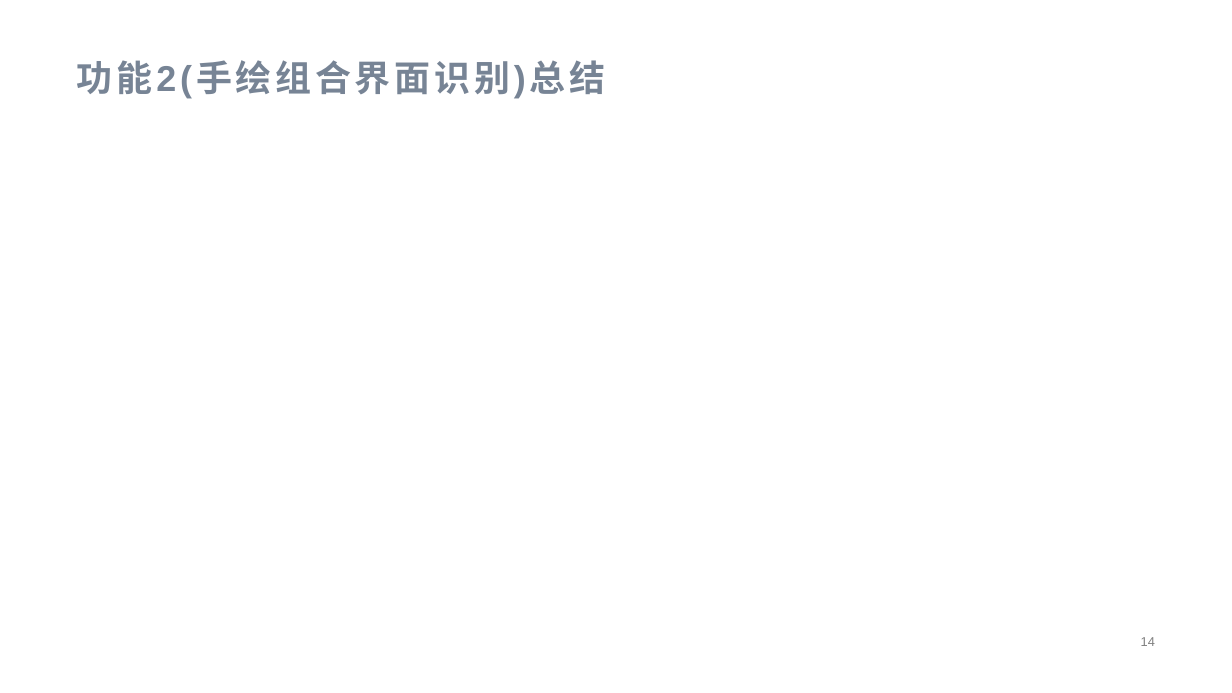
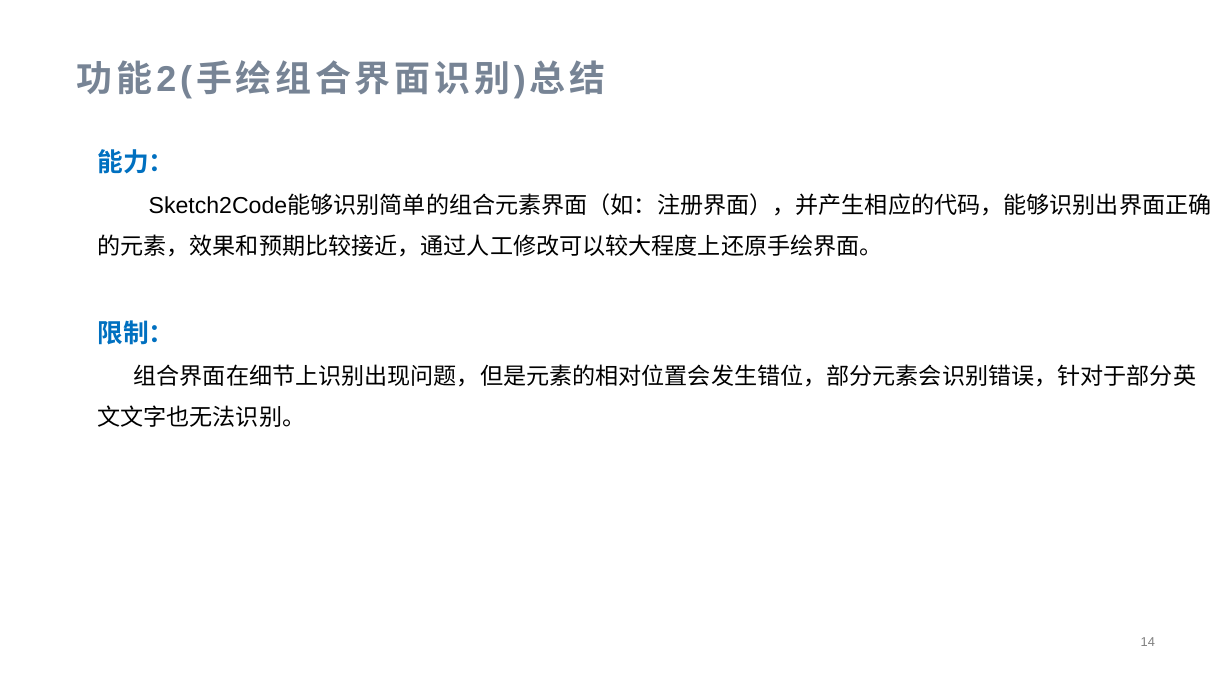
Before and after one commit to MSE-925/Sketch2codeTest, a slide deck: slide 14 of 现代软件工程最终(1).pptx. Drawn at 1232x693 pixels with LibreOffice and Linux fonts; fonts in the diff are those of the drawing. Boxes give left, top, right and bottom in pixels: in the first picture for what was removed or moved away, otherwise in the second. Text is boxed around its words. In the diff, an @@ line names an element or a change of style, - is before the commit and + after.

Commit message:
修改ppt

```diff
--- a/现代软件工程最终(1).pptx
+++ b/现代软件工程最终(1).pptx
@@ text added at [97,149,1212,427], 18 pt, text #000000 @@
+能力：
+Sketch2Code能够识别简单的组合元素界面（如：注册界面），并产生相应的代码，能够识别出界面正确
+的元素，效果和预期比较接近，通过人工修改可以较大程度上还原手绘界面。
+限制：
+组合界面在细节上识别出现问题，但是元素的相对位置会发生错位，部分元素会识别错误，针对于部分英
+文文字也无法识别。
```
Also in this commit, not shown: 9 other slides changed, 1 other file.
